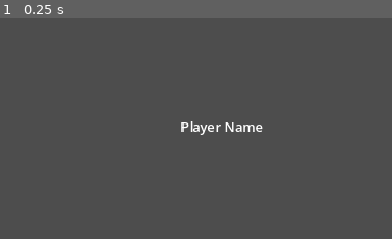
Above: before the commit, frame 1.
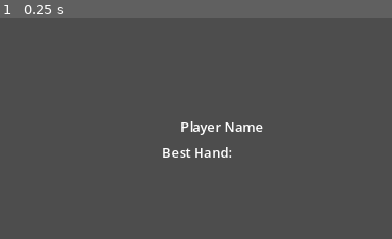
Above: after the commit, the same moment.

Repository: Posiden104/poker
Game: Godot game, scene res://scenes/poker.tscn
Two runs of this game, one before a commit and one after it. Both use one fixed random seed, a clock stepped at 60 frames per second and the inputs below. This scene is started directly instead of the project's main scene.
Inputs:
- Up to frame 1 (0.25 s): no input
The pictures show only the part of the screen within x 21-71%, y 50-100%; the shares and areas given below are measured in that part.

The runs differ from the first frame. In frame 1, 0.4% of the frame differs, in the area x 41-59%, y 58-64%.

Commit message:
working on poker hand detection

Diff:
--- a/scenes/hand.tscn
+++ b/scenes/hand.tscn
@@ -3,13 +3,14 @@
 [ext_resource type="Script" path="res://scripts/player_hand.gd" id="1_xkl0i"]
 [ext_resource type="PackedScene" uid="uid://c63y82rl7wj27" path="res://deck_manager/scenes/dealable.tscn" id="3_dwlgy"]
 
-[node name="Hand" type="Control" node_paths=PackedStringArray("hand_container", "dealable", "name_label")]
+[node name="Hand" type="Control" node_paths=PackedStringArray("hand_container", "dealable", "name_label", "best_hand_label")]
 layout_mode = 3
 anchors_preset = 0
 script = ExtResource("1_xkl0i")
 hand_container = NodePath("MarginContainer/VBoxContainer/Hand")
 dealable = NodePath("Dealable")
 name_label = NodePath("MarginContainer/VBoxContainer/Name Label")
+best_hand_label = NodePath("MarginContainer/VBoxContainer/BestHandLabel")
 
 [node name="MarginContainer" type="MarginContainer" parent="."]
 layout_mode = 1
@@ -45,6 +46,11 @@
 [node name="Card2" parent="MarginContainer/VBoxContainer/Hand" instance_placeholder="res://deck_manager/scenes/ui/ui_card.tscn"]
 layout_mode = 2
 
+[node name="BestHandLabel" type="Label" parent="MarginContainer/VBoxContainer"]
+layout_mode = 2
+text = "Best Hand:
+"
+
 [node name="Dealable" parent="." instance=ExtResource("3_dwlgy")]
 layout_mode = 1
 anchors_preset = 0
--- a/scenes/opponent_hand.tscn
+++ b/scenes/opponent_hand.tscn
@@ -3,7 +3,7 @@
 [ext_resource type="Script" path="res://scripts/opponent_hand.gd" id="1_xlh8u"]
 [ext_resource type="PackedScene" uid="uid://c63y82rl7wj27" path="res://deck_manager/scenes/dealable.tscn" id="3_1lcwq"]
 
-[node name="Opponent Hand" type="Control" node_paths=PackedStringArray("hand_container", "dealable", "name_label")]
+[node name="Opponent Hand" type="Control" node_paths=PackedStringArray("hand_container", "dealable", "name_label", "best_hand_label")]
 custom_minimum_size = Vector2(184, 142)
 layout_mode = 3
 anchors_preset = 0
@@ -13,6 +13,7 @@
 hand_container = NodePath("MarginContainer/VBoxContainer/OpponentHand")
 dealable = NodePath("Dealable")
 name_label = NodePath("MarginContainer/VBoxContainer/Name Label")
+best_hand_label = NodePath("MarginContainer/VBoxContainer/BestHandLabel")
 
 [node name="MarginContainer" type="MarginContainer" parent="."]
 layout_mode = 0
@@ -40,5 +41,10 @@
 [node name="Card2" parent="MarginContainer/VBoxContainer/OpponentHand" instance_placeholder="res://deck_manager/scenes/ui/ui_card.tscn"]
 layout_mode = 2
 
+[node name="BestHandLabel" type="Label" parent="MarginContainer/VBoxContainer"]
+layout_mode = 2
+text = "Best Hand:
+"
+
 [node name="Dealable" parent="." instance=ExtResource("3_1lcwq")]
 layout_mode = 1
--- a/scenes/poker.tscn
+++ b/scenes/poker.tscn
@@ -132,6 +132,7 @@
 offset_bottom = -14.0
 grow_horizontal = 2
 grow_vertical = 0
+multiplayer_id = 0
 
 [node name="OpponentHands" type="HBoxContainer" parent="PokerCanvas"]
 anchors_preset = 5
--- a/scripts/center_cards_hand.gd
+++ b/scripts/center_cards_hand.gd
@@ -4,7 +4,7 @@
 func setup():
 	clear()
 
-func clear():
+func clear(_cc = false):
 	for child in hand_container.get_children():
 		child.queue_free()
 
@@ -15,3 +15,4 @@
 	var c = dealable.deal(card)
 	cards.append(card)
 	hand_container.add_child(c)
+	SIGNAL_BUS.center_card_dealt.emit(card)
--- a/scripts/hand_base.gd
+++ b/scripts/hand_base.gd
@@ -5,6 +5,7 @@
 @export var dealable: Dealable
 @export var name_label: Label
 @export var multiplayer_id: int
+@export var best_hand_label: Label
 
 var cards: Array[Card]
 var center_cards: Array[Card]
@@ -20,9 +21,11 @@
 func set_multiplayer_id(id):
 	multiplayer_id = id
 
-func clear():
+func clear(clear_center = true):
+	best_hand_label.text = ""
 	cards.clear()
-	center_cards.clear()
+	if clear_center:
+		center_cards.clear()
 	for child in hand_container.get_children():
 		child.queue_free()
 
@@ -55,10 +58,11 @@
 	pass
 
 func reveal(c1, c2):
-	clear()
+	clear(false)
 	deal(c1)
 	deal(c2)
 	show_hand()
+	eval_hand()
 
 func request_bet():
 	return 1
@@ -69,6 +73,38 @@
 func show_hand():
 	for c in hand_container.get_children():
 		c.set_is_face_up(true)
+
+func eval_hand():
+	var best_hand = best_poker_hand()
+	best_hand_label.text = "Best Hand: %s" % best_hand
+
+func get_combinations(cards: Array, k: int) -> Array:
+	var result = []
+	_backtrack_combinations(cards, k, 0, [], result)
+	return result
+
+func _backtrack_combinations(cards: Array, k: int, start: int, combo: Array, result: Array) -> void:
+	if combo.size() == k:
+		result.append(combo.duplicate())
+		return
+
+	for i in range(start, cards.size()):
+		combo.append(cards[i])
+		_backtrack_combinations(cards, k, i + 1, combo, result)
+		combo.pop_back()
+
+func best_poker_hand() -> Dictionary:
+	var all_cards = cards + center_cards
+	var best_hand = { "rank": 0 } # Default to worst hand
+
+	print("%d : %d" % [multiplayer_id, all_cards.size()])
+
+	for hand in get_combinations(all_cards, 5):
+		var hand_rank = evaluate_hand(hand)
+		if hand_rank["rank"] > best_hand["rank"]:
+			best_hand = hand_rank
+
+	return best_hand
 
 func evaluate_hand(hand: Array) -> Dictionary:
 	var values = hand.map(func(c): return c.value)
@@ -89,17 +125,29 @@
 	elif 4 in value_counts.values():
 		hand_rank = { "rank": 8, "type": "Four of a Kind", "value": values[-1] }
 	elif 3 in value_counts.values() and 2 in value_counts.values():
-		hand_rank = { "rank": 7, "type": "Full House" }
+		hand_rank = { "rank": 7, "type": "Full House"}
 	elif is_flush:
-		hand_rank = { "rank": 6, "type": "Flush" }
+		hand_rank = { "rank": 6, "type": "Flush", "high": values[-1]}
 	elif is_straight:
-		hand_rank = { "rank": 5, "type": "Straight" }
+		hand_rank = { "rank": 5, "type": "Straight", "high": values[-1] }
 	elif 3 in value_counts.values():
-		hand_rank = { "rank": 4, "type": "Three of a Kind" }
+		var value = 0
+		for v in value_counts:
+			if value_counts[v] == 3:
+				value = v
+		hand_rank = { "rank": 4, "type": "Three of a Kind", "value": value }
 	elif value_counts.values().count(2) == 2:
-		hand_rank = { "rank": 3, "type": "Two Pair" }
+		var value = 0
+		for v in value_counts:
+			if value_counts[v] == 2:
+				value = v
+		hand_rank = { "rank": 3, "type": "Two Pair", "value": value }
 	elif 2 in value_counts.values():
-		hand_rank = { "rank": 2, "type": "One Pair" }
+		var value = 0
+		for v in value_counts:
+			if value_counts[v] == 2:
+				value = v
+		hand_rank = { "rank": 2, "type": "One Pair", "value": value }
 	else:
 		hand_rank = { "rank": 1, "type": "High Card", "high": values[-1] }
 
--- a/scripts/player_hand.gd
+++ b/scripts/player_hand.gd
@@ -1,6 +1,9 @@
 class_name PlayerHand
 extends HandBase
 
+func center_card_dealt(_card: Card):
+	super.center_card_dealt(_card)
+	eval_hand()
 
 @rpc("call_local")
 func deal(data):
